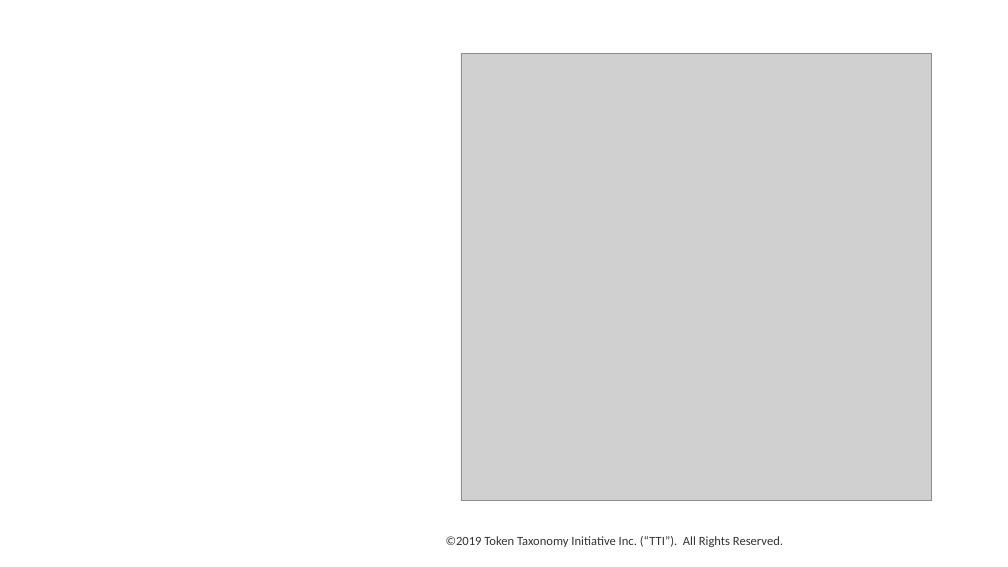
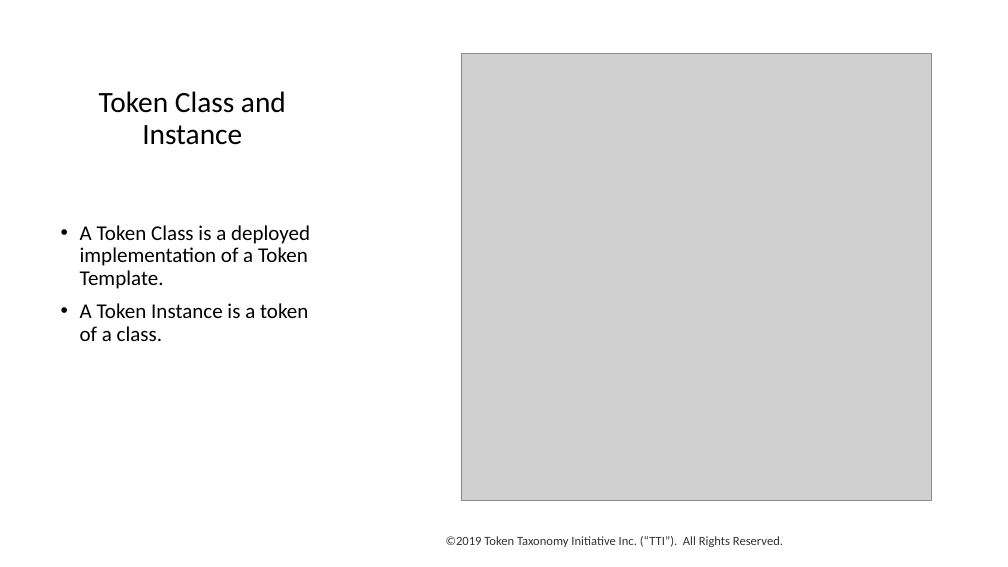
Before and after one commit to vipinsun/TokenTaxonomyFramework-pub, a slide deck: slide 5 of presentations/TTF-Presentation.pptx. Drawn at 1008x567 pixels with LibreOffice and Linux fonts; fonts in the diff are those of the drawing; grey boxes stand for pictures. Boxes give left, top, right and bottom in pixels: in the first picture for what was removed or moved away, otherwise in the second. Text is boxed around its words. In the diff, an @@ line names an element or a change of style, - is before the commit and + after.

```diff
--- a/presentations/TTF-Presentation.pptx
+++ b/presentations/TTF-Presentation.pptx
@@ title at <box>99,91,286,145</box>: text added @@
+Token Class and Instance
@@ text added at <box>80,225,310,341</box>, 20 pt, text #000000 @@
+• A Token Class is a deployed implementation of a Token Template.
+• A Token Instance is a token of a class.
```
Also in this commit, not shown: 10 other slides changed, 17 other files.
